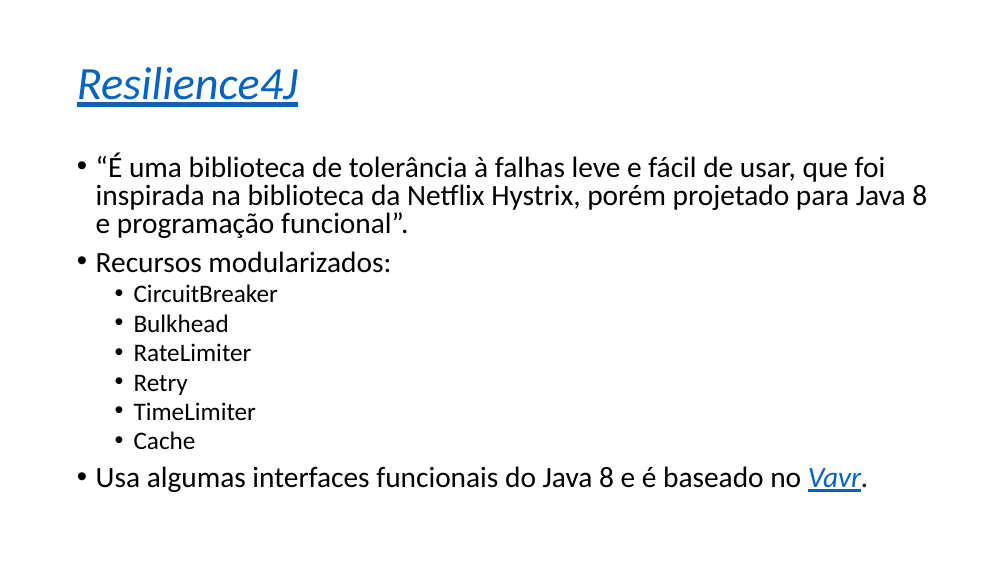
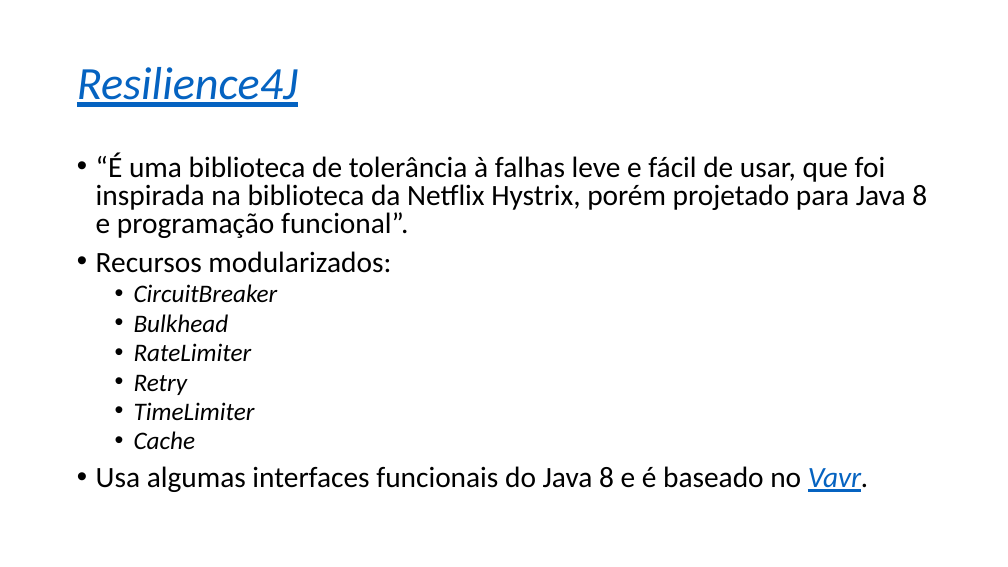
Before and after one commit to renan-meireles/circuitbreaker-sample, a slide deck: slide 12 of circuit breaker.pptx. Drawn at 1008x567 pixels with LibreOffice and Linux fonts; fonts in the diff are those of the drawing. Boxes give left, top, right and bottom in pixels: in the first picture for what was removed or moved away, otherwise in the second. Text is boxed around its words. In the diff, an @@ line names an element or a change of style, - is before the commit and + after.

Commit message:
feat(circuitbreaker-sample): Atualização slide apresentação
Atualização no slide de apresentação

```diff
--- a/circuit breaker.pptx
+++ b/circuit breaker.pptx
@@ text at (x1=134, y1=284, x2=278, y2=449): italic on in "CircuitBreaker", "Bulkhead", "RateLimiter", "Retry" and 2 more places @@
```
